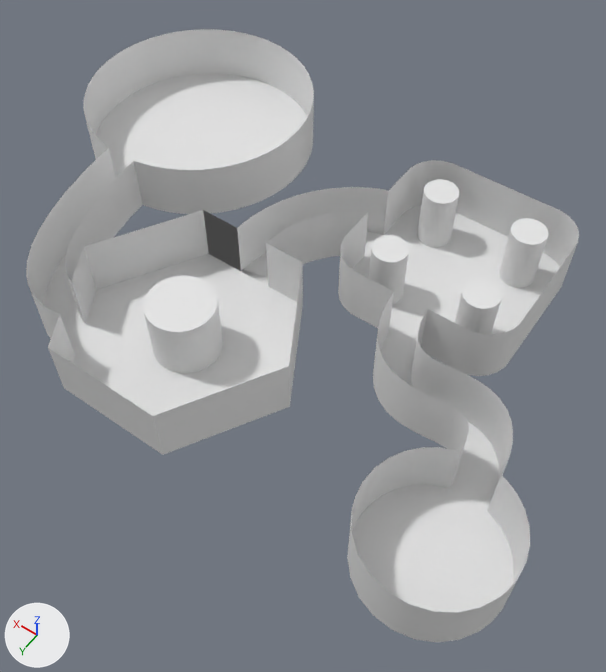
What one commit did to the FBX model Assets/Art/CaveArt/Layout.fbx.
Rendered twice from a 50 mm lens placed at (-1.7, 113.7, 102.5), pointed at (46.3, 46.6, -3.1). The lights are fixed; the arrows at lower left show +X, +Y and +Z. Where no turn or scale is listed for an object, it has been applied to the vertices.
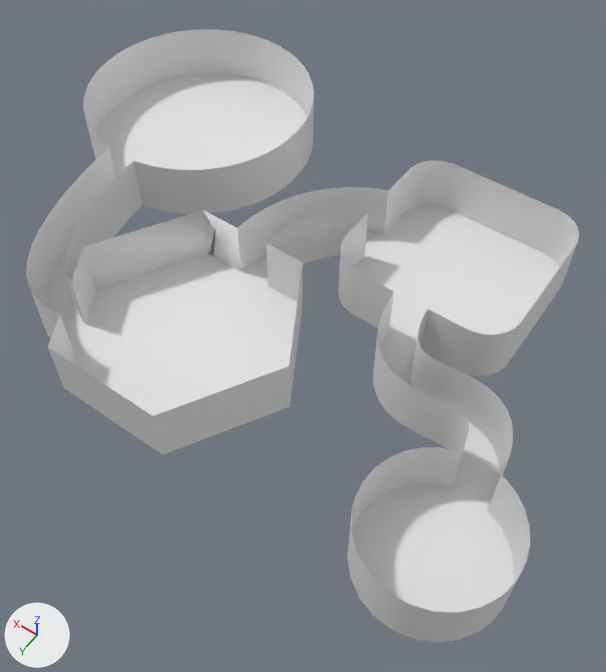
The change, as a list of edits to the scene's bpy script:
```text
Change me_curve_006:
    where me_curve_006.from_pydata(...)  # 407 vertices, 628 faces; spans x 0.0..108.4, y 0.0..79.1, z 0.0..10.0
    used by ob_curve; location = (0.0, 0.0, 0.0)
    verts and faces of me_curve_006; kept vertices keep their numbers, new ones are numbered from 407
    before: 148 (61.0, 43.5, 0.0) at pixel (240, 271), 149 (61.2, 43.5, 0.0) at pixel (240, 271), 150 (61.5, 43.5, 0.0) at pixel (238, 270), 151 (62.1, 43.5, 0.0) at pixel (235, 268), 152 (62.8, 43.5, 0.0) at pixel (232, 266)
    before: 153 (63.6, 43.5, 0.0) at pixel (228, 264), 154 (64.5, 43.5, 0.0) at pixel (224, 262), 155 (65.3, 43.5, 0.0) at pixel (220, 260), 156 (66.1, 43.5, 0.0) at pixel (216, 258), 157 (66.8, 43.5, 0.0) at pixel (213, 256)
    before: 159 (67.8, 43.5, 0.0) at pixel (209, 254), 160 (67.9, 43.5, 0.0) at pixel (208, 253), 345 (61.0, 43.5, 10.0) at pixel (237, 227), 346 (65.0, 43.5, 10.0) at pixel (217, 217), 347 (67.9, 43.5, 10.0) at pixel (203, 210)
    me_curve_006 part 1
    add delete_faces([(148, 160, 345), (149, 346, 150), (150, 346, 151), (151, 346, 152), (152, 346, 153), (153, 346, 154)])
    add delete_faces([(154, 346, 155), (155, 346, 156), (156, 346, 157), (160, 347, 345), (148, 345, 346), (159, 346, 347)])
    add faces += [(148, 345, 160), (160, 345, 347)]
Remove ob_curve_003:
    ob_curve_003 = bpy.data.objects.new('Curve.003', me_curve_009)
    ob_curve_003.location = (0.0, 0.0, 0.0)
Remove ob_curve_005:
    ob_curve_005 = bpy.data.objects.new('Curve.005', me_curve_011)
    ob_curve_005.location = (0.0, 0.0, 0.0)
Remove ob_curve_004:
    ob_curve_004 = bpy.data.objects.new('Curve.004', me_curve_010)
    ob_curve_004.location = (0.0, 0.0, 0.0)
Remove ob_curve_002:
    ob_curve_002 = bpy.data.objects.new('Curve.002', me_curve_008)
    ob_curve_002.location = (0.0, 0.0, 0.0)
Remove ob_curve_001:
    ob_curve_001 = bpy.data.objects.new('Curve.001', me_curve_007)
    ob_curve_001.location = (0.0, 0.0, 0.0)
```

What differs and where, as boxes (x1, y1, x2, y2) in the pictures (606 x 672 px):
'Curve.005', deleted: before (143, 275, 223, 373)
'Curve.001', deleted: before (499, 218, 548, 288)
'Curve.002', deleted: before (417, 179, 459, 247)
'Curve.004', deleted: before (455, 279, 502, 335)
'Curve.003', deleted: before (369, 235, 409, 304)
part 1 of me_curve_006, cut back: (203, 210, 241, 271) in both
